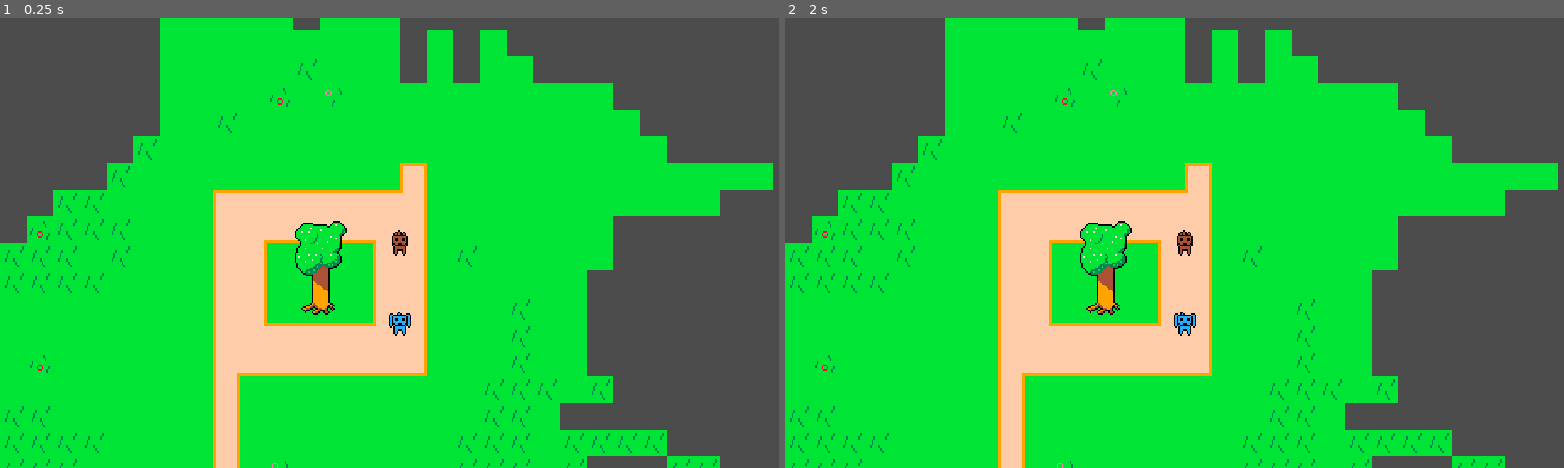
Above: before the commit, frames 1-2 (left to right).
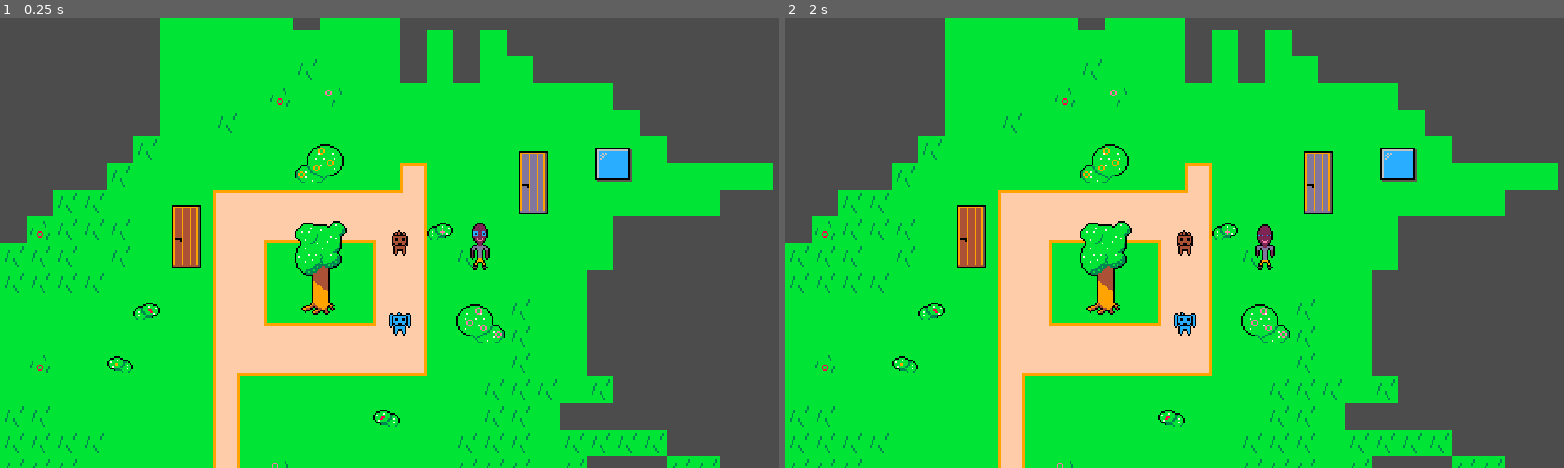
Above: after the commit, the same moments.

Repository: progsource/ggj2021
Game: Godot game, scene res://scenes/TreeVillageTile.tscn
The game is run twice, just before and just after one commit, with the same random seed, the same clock (stepped at 60 frames per second) and the same inputs.
Inputs:
- Up to frame 1 (0.25 s): no input
- Up to frame 2 (2 s): no input

The runs differ from the first frame. In frame 1, 1.9% of the frame differs, in the area x 13-82%, y 28-91%; in frame 2, 1.9%.

Commit message:
Added Berries with animations to test scene

Diff:
--- a/code/assets/gfx/spritesheet.tres
+++ b/code/assets/gfx/spritesheet.tres
@@ -96,3 +96,143 @@
 6/shape_one_way_margin = 0.0
 6/shapes = [  ]
 6/z_index = 0
+7/name = "window"
+7/texture = ExtResource( 1 )
+7/tex_offset = Vector2( 0, 0 )
+7/modulate = Color( 1, 1, 1, 1 )
+7/region = Rect2( 32, 0, 32, 32 )
+7/tile_mode = 0
+7/occluder_offset = Vector2( 0, 0 )
+7/navigation_offset = Vector2( 0, 0 )
+7/shape_offset = Vector2( 0, 0 )
+7/shape_transform = Transform2D( 1, 0, 0, 1, 0, 0 )
+7/shape_one_way = false
+7/shape_one_way_margin = 0.0
+7/shapes = [  ]
+7/z_index = 0
+8/name = "door0"
+8/texture = ExtResource( 1 )
+8/tex_offset = Vector2( 0, 0 )
+8/modulate = Color( 1, 1, 1, 1 )
+8/region = Rect2( 0, 0, 32, 48 )
+8/tile_mode = 0
+8/occluder_offset = Vector2( 0, 0 )
+8/navigation_offset = Vector2( 0, 0 )
+8/shape_offset = Vector2( 0, 0 )
+8/shape_transform = Transform2D( 1, 0, 0, 1, 0, 0 )
+8/shape_one_way = false
+8/shape_one_way_margin = 0.0
+8/shapes = [  ]
+8/z_index = 0
+9/name = "door1"
+9/texture = ExtResource( 1 )
+9/tex_offset = Vector2( 0, 0 )
+9/modulate = Color( 1, 1, 1, 1 )
+9/region = Rect2( 112, 96, 32, 48 )
+9/tile_mode = 0
+9/occluder_offset = Vector2( 0, 0 )
+9/navigation_offset = Vector2( 0, 0 )
+9/shape_offset = Vector2( 0, 0 )
+9/shape_transform = Transform2D( 1, 0, 0, 1, 0, 0 )
+9/shape_one_way = false
+9/shape_one_way_margin = 0.0
+9/shapes = [  ]
+9/z_index = 0
+10/name = "door2"
+10/texture = ExtResource( 1 )
+10/tex_offset = Vector2( 0, 0 )
+10/modulate = Color( 1, 1, 1, 1 )
+10/region = Rect2( 144, 96, 32, 48 )
+10/tile_mode = 0
+10/occluder_offset = Vector2( 0, 0 )
+10/navigation_offset = Vector2( 0, 0 )
+10/shape_offset = Vector2( 0, 0 )
+10/shape_transform = Transform2D( 1, 0, 0, 1, 0, 0 )
+10/shape_one_way = false
+10/shape_one_way_margin = 0.0
+10/shapes = [  ]
+10/z_index = 0
+11/name = "bush0"
+11/texture = ExtResource( 1 )
+11/tex_offset = Vector2( 0, 0 )
+11/modulate = Color( 1, 1, 1, 1 )
+11/region = Rect2( 160, 64, 32, 32 )
+11/tile_mode = 0
+11/occluder_offset = Vector2( 0, 0 )
+11/navigation_offset = Vector2( 0, 0 )
+11/shape_offset = Vector2( 0, 0 )
+11/shape_transform = Transform2D( 1, 0, 0, 1, 0, 0 )
+11/shape_one_way = false
+11/shape_one_way_margin = 0.0
+11/shapes = [  ]
+11/z_index = 0
+12/name = "bush1"
+12/texture = ExtResource( 1 )
+12/tex_offset = Vector2( 0, 0 )
+12/modulate = Color( 1, 1, 1, 1 )
+12/region = Rect2( 176, 96, 32, 32 )
+12/tile_mode = 0
+12/occluder_offset = Vector2( 0, 0 )
+12/navigation_offset = Vector2( 0, 0 )
+12/shape_offset = Vector2( 0, 0 )
+12/shape_transform = Transform2D( 1, 0, 0, 1, 0, 0 )
+12/shape_one_way = false
+12/shape_one_way_margin = 0.0
+12/shapes = [  ]
+12/z_index = 0
+13/name = "bush2"
+13/texture = ExtResource( 1 )
+13/tex_offset = Vector2( 0, 0 )
+13/modulate = Color( 1, 1, 1, 1 )
+13/region = Rect2( 176, 128, 32, 32 )
+13/tile_mode = 0
+13/occluder_offset = Vector2( 0, 0 )
+13/navigation_offset = Vector2( 0, 0 )
+13/shape_offset = Vector2( 0, 0 )
+13/shape_transform = Transform2D( 1, 0, 0, 1, 0, 0 )
+13/shape_one_way = false
+13/shape_one_way_margin = 0.0
+13/shapes = [  ]
+13/z_index = 0
+14/name = "bush3"
+14/texture = ExtResource( 1 )
+14/tex_offset = Vector2( 0, 0 )
+14/modulate = Color( 1, 1, 1, 1 )
+14/region = Rect2( 208, 112, 16, 16 )
+14/tile_mode = 0
+14/occluder_offset = Vector2( 0, 0 )
+14/navigation_offset = Vector2( 0, 0 )
+14/shape_offset = Vector2( 0, 0 )
+14/shape_transform = Transform2D( 1, 0, 0, 1, 0, 0 )
+14/shape_one_way = false
+14/shape_one_way_margin = 0.0
+14/shapes = [  ]
+14/z_index = 0
+15/name = "bush4"
+15/texture = ExtResource( 1 )
+15/tex_offset = Vector2( 0, 0 )
+15/modulate = Color( 1, 1, 1, 1 )
+15/region = Rect2( 224, 112, 16, 16 )
+15/tile_mode = 0
+15/occluder_offset = Vector2( 0, 0 )
+15/navigation_offset = Vector2( 0, 0 )
+15/shape_offset = Vector2( 0, 0 )
+15/shape_transform = Transform2D( 1, 0, 0, 1, 0, 0 )
+15/shape_one_way = false
+15/shape_one_way_margin = 0.0
+15/shapes = [  ]
+15/z_index = 0
+16/name = "bush5"
+16/texture = ExtResource( 1 )
+16/tex_offset = Vector2( 0, 0 )
+16/modulate = Color( 1, 1, 1, 1 )
+16/region = Rect2( 208, 128, 16, 16 )
+16/tile_mode = 0
+16/occluder_offset = Vector2( 0, 0 )
+16/navigation_offset = Vector2( 0, 0 )
+16/shape_offset = Vector2( 0, 0 )
+16/shape_transform = Transform2D( 1, 0, 0, 1, 0, 0 )
+16/shape_one_way = false
+16/shape_one_way_margin = 0.0
+16/shapes = [  ]
+16/z_index = 0
--- /dev/null
+++ b/code/scenes/Berry.tscn
@@ -0,0 +1,111 @@
+[gd_scene load_steps=9 format=2]
+
+[ext_resource path="res://assets/gfx/berry_fem.png" type="Texture" id=1]
+[ext_resource path="res://scripts/Actor.gd" type="Script" id=2]
+
+[sub_resource type="CapsuleShape2D" id=1]
+radius = 9.05082
+height = 15.6843
+
+[sub_resource type="Animation" id=3]
+resource_name = "down"
+length = 0.4
+loop = true
+tracks/0/type = "value"
+tracks/0/path = NodePath("Sprite:region_rect")
+tracks/0/interp = 0
+tracks/0/loop_wrap = true
+tracks/0/imported = false
+tracks/0/enabled = true
+tracks/0/keys = {
+"times": PoolRealArray( 0, 0.1, 0.2, 0.3 ),
+"transitions": PoolRealArray( 1, 1, 1, 1 ),
+"update": 0,
+"values": [ Rect2( 16, 32, 16, 32 ), Rect2( 0, 32, 16, 32 ), Rect2( 16, 32, 16, 32 ), Rect2( 32, 32, 16, 32 ) ]
+}
+
+[sub_resource type="Animation" id=2]
+resource_name = "idle"
+length = 0.4
+loop = true
+tracks/0/type = "value"
+tracks/0/path = NodePath("Sprite:region_rect")
+tracks/0/interp = 0
+tracks/0/loop_wrap = true
+tracks/0/imported = false
+tracks/0/enabled = true
+tracks/0/keys = {
+"times": PoolRealArray( 0, 0.1, 0.2, 0.3 ),
+"transitions": PoolRealArray( 1, 1, 1, 1 ),
+"update": 0,
+"values": [ Rect2( 16, 0, 16, 32 ), Rect2( 0, 0, 16, 32 ), Rect2( 32, 0, 16, 32 ), Rect2( 16, 0, 16, 32 ) ]
+}
+
+[sub_resource type="Animation" id=5]
+resource_name = "left"
+length = 0.4
+loop = true
+tracks/0/type = "value"
+tracks/0/path = NodePath("Sprite:region_rect")
+tracks/0/interp = 0
+tracks/0/loop_wrap = true
+tracks/0/imported = false
+tracks/0/enabled = true
+tracks/0/keys = {
+"times": PoolRealArray( 0, 0.1, 0.2, 0.3 ),
+"transitions": PoolRealArray( 1, 1, 1, 1 ),
+"update": 0,
+"values": [ Rect2( 16, 96, 16, 32 ), Rect2( 0, 96, 16, 32 ), Rect2( 16, 96, 16, 32 ), Rect2( 32, 96, 16, 32 ) ]
+}
+
+[sub_resource type="Animation" id=6]
+resource_name = "right"
+length = 0.4
+loop = true
+tracks/0/type = "value"
+tracks/0/path = NodePath("Sprite:region_rect")
+tracks/0/interp = 0
+tracks/0/loop_wrap = true
+tracks/0/imported = false
+tracks/0/enabled = true
+tracks/0/keys = {
+"times": PoolRealArray( 0, 0.1, 0.2, 0.3 ),
+"transitions": PoolRealArray( 1, 1, 1, 1 ),
+"update": 0,
+"values": [ Rect2( 16, 128, 16, 32 ), Rect2( 0, 128, 16, 32 ), Rect2( 16, 128, 16, 32 ), Rect2( 32, 128, 16, 32 ) ]
+}
+
+[sub_resource type="Animation" id=4]
+resource_name = "up"
+length = 0.4
+loop = true
+tracks/0/type = "value"
+tracks/0/path = NodePath("Sprite:region_rect")
+tracks/0/interp = 0
+tracks/0/loop_wrap = true
+tracks/0/imported = false
+tracks/0/enabled = true
+tracks/0/keys = {
+"times": PoolRealArray( 0, 0.1, 0.2, 0.3 ),
+"transitions": PoolRealArray( 1, 1, 1, 1 ),
+"update": 0,
+"values": [ Rect2( 16, 64, 16, 32 ), Rect2( 0, 64, 16, 32 ), Rect2( 16, 64, 16, 32 ), Rect2( 32, 64, 16, 32 ) ]
+}
+
+[node name="Berry" type="KinematicBody2D"]
+script = ExtResource( 2 )
+
+[node name="Sprite" type="Sprite" parent="."]
+texture = ExtResource( 1 )
+region_enabled = true
+region_rect = Rect2( 32, 96, 16, 32 )
+
+[node name="CollisionShape2D" type="CollisionShape2D" parent="."]
+shape = SubResource( 1 )
+
+[node name="AnimationPlayer" type="AnimationPlayer" parent="."]
+anims/down = SubResource( 3 )
+anims/idle = SubResource( 2 )
+anims/left = SubResource( 5 )
+anims/right = SubResource( 6 )
+anims/up = SubResource( 4 )
--- a/code/scenes/TreeVillageTile.tscn
+++ b/code/scenes/TreeVillageTile.tscn
@@ -12,14 +12,14 @@
 cell_size = Vector2( 16, 16 )
 cell_custom_transform = Transform2D( 16, 0, 0, 16, 0, 0 )
 format = 1
-tile_data = PoolIntArray( -917513, 5, 0, -917512, 5, 0, -851 …(6603 unchanged characters)… 51961, 0, 196615, 851966, 5, 0, 851967, 5, 0, 786432, 5, 0, 786433, 5, 0, 786434, …(418 unchanged characters)…
+tile_data = PoolIntArray( -917513, 5, 0, -917512, 5, 0, -851 …(6603 unchanged characters)… 51961, 0, 196615, 851966, 5, 0, 851967, 3, 0, 786432, 5, 0, 786433, 5, 0, 786434, …(418 unchanged characters)…
 
 [node name="objects" type="TileMap" parent="."]
 tile_set = ExtResource( 1 )
 cell_size = Vector2( 16, 16 )
 cell_custom_transform = Transform2D( 16, 0, 0, 16, 0, 0 )
 format = 1
-tile_data = PoolIntArray( -4, 6, 0 )
+tile_data = PoolIntArray( -196612, 536870925, 0, -262140, 9, 0, -262137, 7, 0, -65545, 8, 0, -4, 6, 0, -65535, 14, 0, 196598, 16, 0, 131074, 11, 0, 327669, 536870927, 0, 458751, 536870928, 0, 720898, 10, 0 )
 
 [node name="Pet" parent="." instance=ExtResource( 2 )]
 
--- a/code/scripts/ActorFactory.gd
+++ b/code/scripts/ActorFactory.gd
@@ -1,9 +1,10 @@
 extends Reference
 
-var actor_packed = load("res://scenes/Pet.tscn")
+var pet_packed = load("res://scenes/Pet.tscn")
+var berry_packed = load("res://scenes/Berry.tscn")
 
 func create_pet(pet_type : int, pos : Vector2) -> Object:
-	var instance = actor_packed.instance()
+	var instance = pet_packed.instance()
 
 	instance.add_component(load("res://scripts/ActorAnimationComponent.gd").new())
 	instance.position = pos
@@ -11,3 +12,16 @@
 	instance.add_to_group("pets")
 
 	return instance
+
+func create_berry(is_female : bool, pos : Vector2) -> Object:
+	var instance = berry_packed.instance()
+
+	instance.add_component(load("res://scripts/ActorAnimationComponent.gd").new())
+	instance.position = pos
+	if is_female:
+		instance.get_node("Sprite").texture = load("res://assets/gfx/berry_fem.png")
+	else:
+		instance.get_node("Sprite").texture = load("res://assets/gfx/berry_guy.png")
+	instance.add_to_group("player")
+
+	return instance
--- a/code/scripts/Neighborhood.gd
+++ b/code/scripts/Neighborhood.gd
@@ -4,3 +4,5 @@
 func _ready():
 	var pet = GLOBAL.actor_factory.create_pet(GLOBAL.PetType.Dog0, Vector2(0,48))
 	$objects.add_child(pet)
+	var player = GLOBAL.actor_factory.create_berry(false, Vector2(48, 0))
+	$objects.add_child(player)
